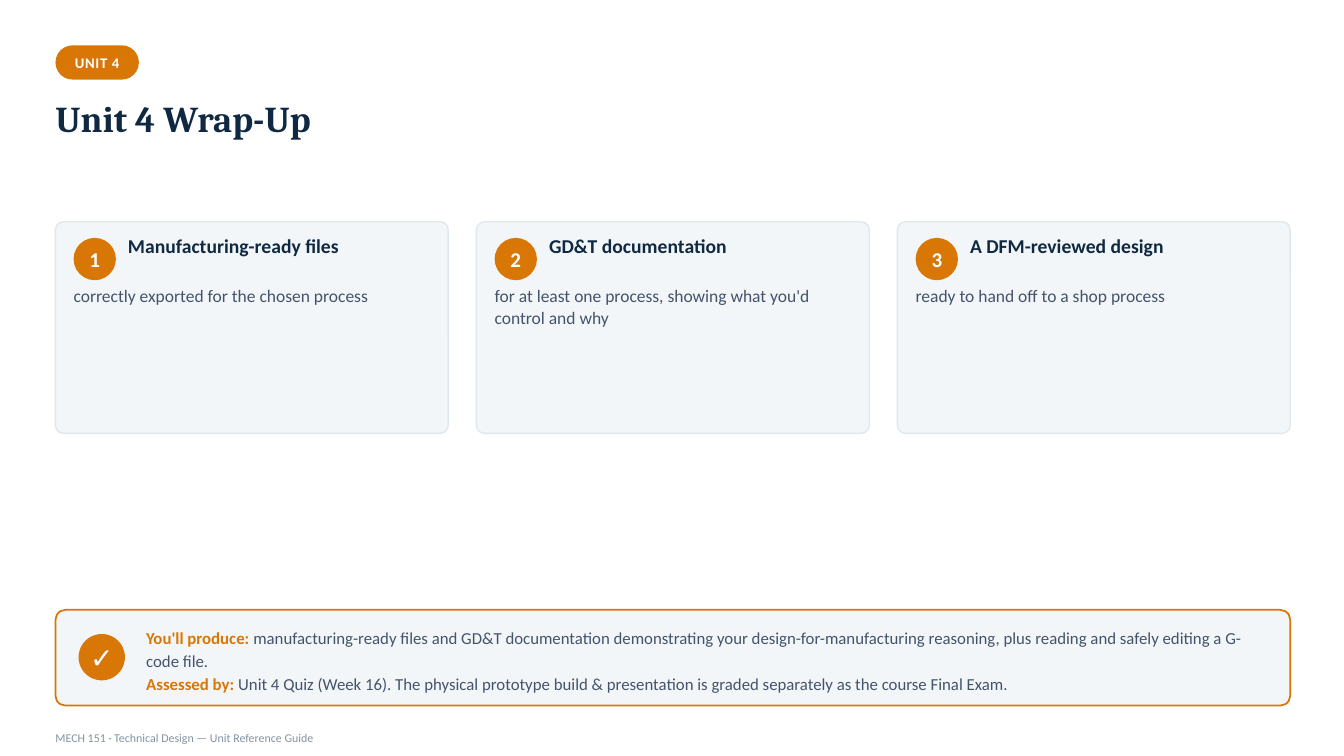
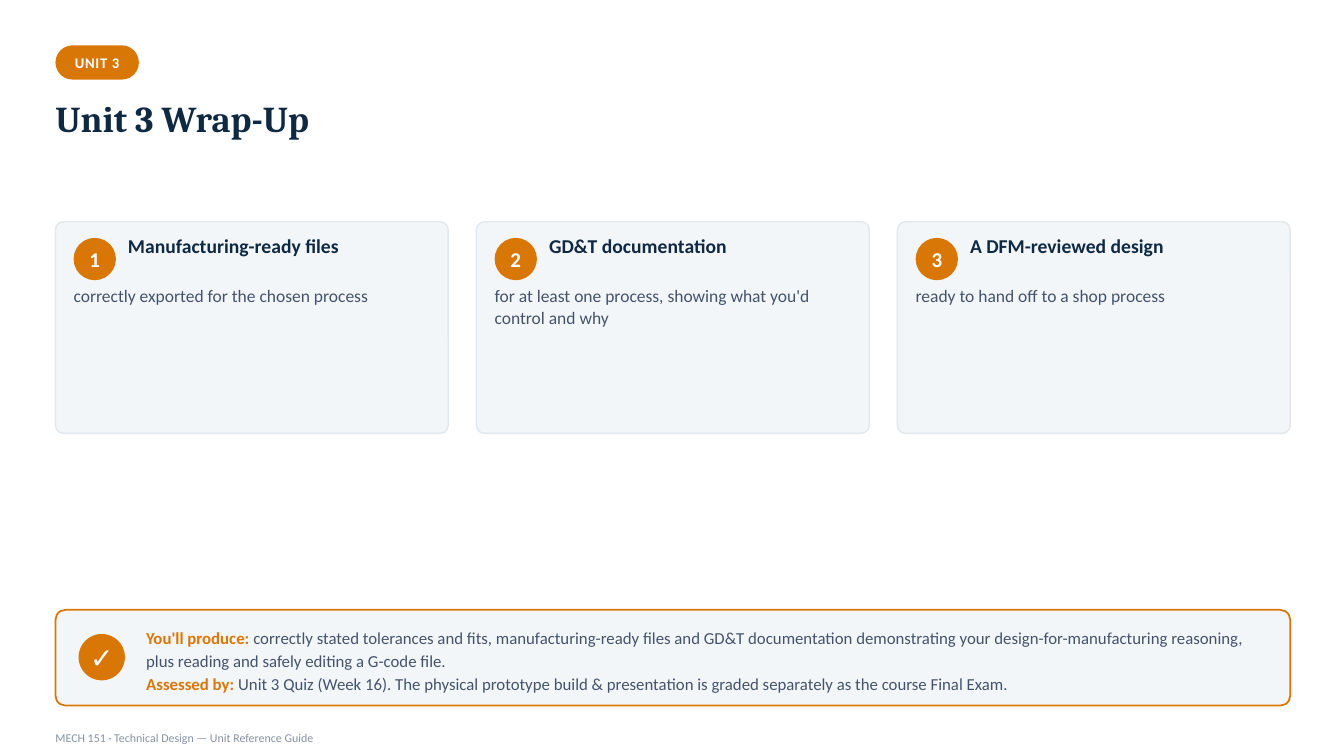
Before and after one commit to kainanis808/kainanis808.github.io, a slide deck: slide 53 of MECH151_techDesign/slideDeck/MECH151_Unit_Reference_Deck.pptx (slide 56 before the commit). Drawn at 1344x756 pixels with LibreOffice and Linux fonts; fonts in the diff are those of the drawing. Boxes give left, top, right and bottom in pixels: in the first picture for what was removed or moved away, otherwise in the second. Text is boxed around its words. In the diff, an @@ line names an element or a change of style, - is before the commit and + after.

Commit message:
refactoring course

```diff
--- a/MECH151_techDesign/slideDeck/MECH151_Unit_Reference_Deck.pptx
+++ b/MECH151_techDesign/slideDeck/MECH151_Unit_Reference_Deck.pptx
@@ text at box(75, 58, 119, 68): text changed @@
-UNIT 4
+UNIT 3
@@ text at box(55, 107, 309, 140): text changed @@
-Unit 4 Wrap-Up
+Unit 3 Wrap-Up
@@ text at box(146, 632, 1242, 693): text changed @@
-You'll produce: manufacturing-ready files and GD&T documentation demonstrating your design-for-manufacturing reasoning, plus reading and safely editing a G-code file.
-Assessed by: Unit 4 Quiz (Week 16). The physical prototype build & presentation is graded separately as the course Final Exam.
+You'll produce: correctly stated tolerances and fits, manufacturing-ready files and GD&T documentation demonstrating your design-for-manufacturing reasoning, plus reading and safely editing a G-code file.
+Assessed by: Unit 3 Quiz (Week 16). The physical prototype build & presentation is graded separately as the course Final Exam.
```
Also in this commit, not shown: 32 other slides changed, 3 slides removed, 37 other files.
